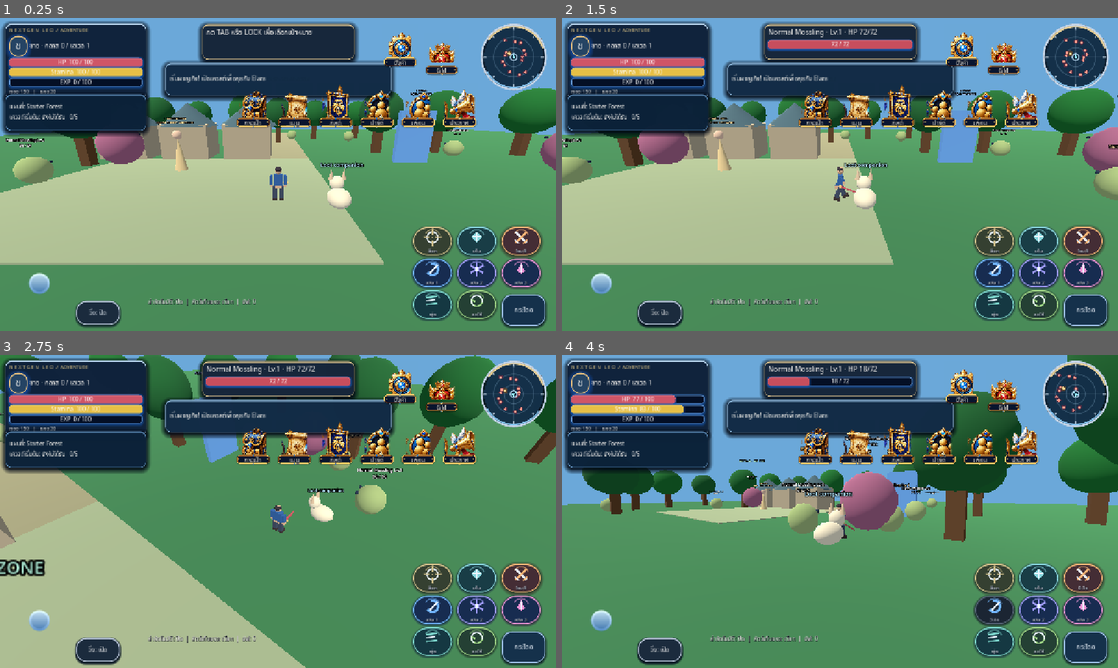
Above: before the commit, frames 1-4 (two rows, left to right).
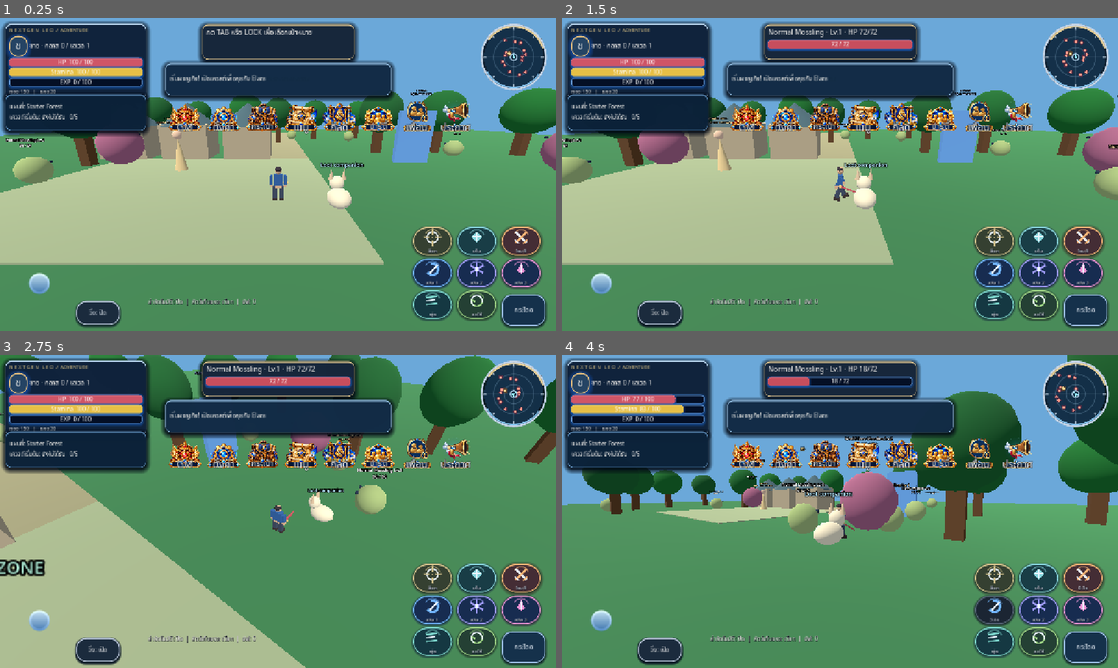
Above: after the commit, the same moments.

Repository: redfullmoon209-debug/NexTgenLeo
Game: Godot game, scene res://scenes/main.tscn
The game is run twice, just before and just after one commit, with the same random seed, the same clock (stepped at 60 frames per second) and the same inputs.
Inputs (mouse positions are in pixels of both pictures, inside the frame that each line leads up to):
- Up to frame 1 (0.25 s): no input
- Up to frame 2 (1.5 s): click "กระโดด" at 0.5 s; tap Enter at 1.25 s; move the mouse to (962, 158) at 1.27 s; hold D from 1.28 s (still down); tap Tab at 1.35 s; click (962, 158) at 1.42 s
- Up to frame 3 (2.75 s): tap Space at 1.52 s; release D at 2 s; drag from (166, 527) to (250, 574) at 2.02 s
- Up to frame 4 (4 s): move the mouse to (895, 442) at 2.77 s; hold D 2.78-3.5 s; tap 1 at 2.85 s; drag from (812, 574) to (673, 464) at 3.52 s

The runs differ from the first frame. In frame 1, 5.1% of the frame differs, in the area x 30-86%, y 4-38%; in frame 2, 5.1%, in the area x 30-86%, y 4-37%; in frame 3, 5.1%; in frame 4, 5.1%.

Commit message:
Align all 8 primary HUD icons in one row with independent original artwork (#34)
* Add one shared, no-wrap row geometry for all eight independent main icons

* Align original GM button with the shared eight-slot row without changing GM behavior

* Align Settings closed icon to same eight-button row while preserving existing gold dropdown

* Align eight main icon hitboxes to one shared row using independent original assets; retain menu functions

* Install eight independently authored transparent game icon images, each with its own blank nameplate

* Browser regression: verify eight distinct non-cropped PNGs, equal-Y GM through Notice on desktop and portrait

* Raise all eight editable labels onto their navy nameplates and improve font legibility

* Position Settings native caption inside its illustrated empty nameplate

Diff:
--- a/scripts/gameplay.gd
+++ b/scripts/gameplay.gd
@@ -1,6 +1,7 @@
 extends Node
 ## Playable offline systems; procedural art is explicitly temporary.
 const ContentRegistry = preload("res://scripts/content_registry.gd")
+const MainNavLayout = preload("res://scripts/main_nav_layout.gd")
 var last_touch_action := -1000
 var world: Node3D
 var network: Node
@@ -1030,8 +1031,13 @@
 		menu_toggle_button.scale = Vector2.ONE * visual_scale
 		menu_toggle_button.position = Vector2(bounds.end.x - menu_toggle_button.size.x * visual_scale, menu_top) if portrait else Vector2(maxf(6.0, size.x - 243.0), 32.0)
 	if is_instance_valid(owner_gm_button):
-		owner_gm_button.scale = Vector2.ONE * visual_scale
-		owner_gm_button.position = Vector2(bounds.end.x - 2.0 * menu_toggle_button.size.x * visual_scale - 10.0 * visual_scale, menu_top) if portrait else Vector2(maxf(6.0, size.x - 305.0), 32.0)
+		# GM has its own original click/permission logic; visual geometry only.
+		# Slot 0 is shared with Settings slot 1 and the six independent icons.
+		var gm_slot: Rect2 = MainNavLayout.slot(world.get_viewport(), 0)
+		owner_gm_button.scale = Vector2.ONE
+		owner_gm_button.custom_minimum_size = gm_slot.size
+		owner_gm_button.size = gm_slot.size
+		owner_gm_button.position = gm_slot.position
 	if is_instance_valid(dropdown_backdrop):
 		dropdown_backdrop.position = Vector2.ZERO
 		dropdown_backdrop.size = size
--- /dev/null
+++ b/scripts/main_nav_layout.gd
@@ -0,0 +1,44 @@
+extends RefCounted
+## Shared geometry for ALL eight independent top-level buttons.
+## 0 GM, 1 Settings, 2 Bag, 3 Menu, 4 Guild, 5 Party, 6 Friends, 7 Notice.
+## Every slot is at exactly the same Y, including on portrait mobile.
+const Responsive = preload("res://scripts/responsive_ui.gd")
+const COUNT := 8
+
+static func slots(viewport: Viewport) -> Array[Rect2]:
+	var view: Vector2 = viewport.get_visible_rect().size
+	var safe: Rect2 = Responsive.safe_bounds(viewport)
+	var portrait: bool = view.y > view.x
+	var scale: float = Responsive.input_scale(safe, float(GameState.settings.get("ui_scale", 1.0))) if portrait else 1.0
+	var gap: float = (4.7 * scale) if portrait else 6.0
+	var width: float
+	var left: float
+	var top: float
+	if portrait:
+		# One row is possible at 430px: eight ~44px targets, no wrap.
+		# Scale in Godot canvas units (web virtual resolutions may be 3x larger).
+		var inset: float = 8.0 * scale
+		width = maxf(12.0, minf(78.0 * scale, (safe.size.x - inset * 2.0 - gap * 7.0) / 8.0))
+		var row_width: float = width * float(COUNT) + gap * float(COUNT - 1)
+		left = safe.position.x + maxf(0.0, (safe.size.x - row_width) / 2.0)
+		# Stay below the portrait status/map region, never split into two rows.
+		top = minf(262.0 * scale, maxf(safe.position.y, safe.end.y - width - 12.0 * scale))
+	else:
+		var wide: bool = view.x >= 1160.0
+		# Large desktop: reserve status panel at left and the minimap at right.
+		# Smaller landscape: use the safe single-row band below the hint panel.
+		var left_band: float = 370.0 if wide else 12.0
+		var right_band: float = 176.0 if wide else minf(130.0, view.x * 0.135)
+		var available: float = maxf(80.0, view.x - left_band - right_band)
+		width = maxf(12.0, minf(83.0, (available - gap * 7.0) / 8.0))
+		var row_width: float = width * float(COUNT) + gap * float(COUNT - 1)
+		left = left_band + maxf(0.0, (available - row_width) / 2.0)
+		# Avoid overlapping existing notification/status panels and the minimap.
+		top = 184.0 if wide else 108.0
+	var out: Array[Rect2] = []
+	for i in range(COUNT):
+		out.append(Rect2(Vector2(left + float(i) * (width + gap), top), Vector2(width, width)))
+	return out
+
+static func slot(viewport: Viewport, index: int) -> Rect2:
+	return slots(viewport)[clampi(index, 0, COUNT - 1)]
--- a/scripts/main_rich_navigation.gd
+++ b/scripts/main_rich_navigation.gd
@@ -1,10 +1,11 @@
 extends CanvasLayer
 ## Six new standalone icon buttons (3-8) + two rich lists, matching Settings.
 ## GM (1) and Settings (2) preserve their original actions and menus.
-## All source icons are independent SVG assets; labels stay editable Thai text.
+## All eight standalone icons are independent artworks, never cut from a sprite sheet.
 
 const ICON_PATH := "res://assets/ui/main_nav/icons/%s.svg"
-const PRIMARY_ICON_PATH := "res://assets/ui/main_nav/illustrated/%s.png"
+const PRIMARY_ICON_PATH := "res://assets/ui/main_nav/standalone/%s.png"
+const MainNavLayout = preload("res://scripts/main_nav_layout.gd")
 const PRIMARY_ASSET_NAMES := {"Bag":"bag","Menu":"menu","Guild":"guild","Party":"party","Friends":"friends","Notice":"notice"}
 const MainNavLocale = preload("res://scripts/main_nav_locale.gd")
 const NAV_IDS := ["Bag", "Menu", "Guild", "Party", "Friends", "Notice"]
@@ -133,8 +134,8 @@
 	var caption := Label.new()
 	caption.name = "GridCaption"
 	caption.set_anchors_and_offsets_preset(Control.PRESET_FULL_RECT)
-	caption.anchor_top = 0.77
-	caption.anchor_bottom = 0.958
+	caption.anchor_top = 0.60
+	caption.anchor_bottom = 0.82
 	caption.horizontal_alignment = HORIZONTAL_ALIGNMENT_CENTER
 	caption.vertical_alignment = VERTICAL_ALIGNMENT_CENTER
 	caption.mouse_filter = Control.MOUSE_FILTER_IGNORE
@@ -152,8 +153,8 @@
 	var gm_button: Button = gameplay.owner_gm_button
 	# GM permission checks, authenticated routes and inner GM menu are unchanged.
 	_no_backing(gm_button)
-	gm_button.custom_minimum_size = Vector2(82, 102)
-	gm_button.size = Vector2(82, 102)
+	gm_button.custom_minimum_size = Vector2.ZERO
+	gm_button.size = MainNavLayout.slot(get_viewport(), 0).size
 	var art := TextureRect.new()
 	art.name = "GM_IllustrationAndBlankBase"
 	art.texture = load(PRIMARY_ICON_PATH % "gm")
@@ -168,8 +169,8 @@
 	caption.vertical_alignment = VERTICAL_ALIGNMENT_CENTER
 	caption.anchor_left = 0.0
 	caption.anchor_right = 1.0
-	caption.anchor_top = 0.77
-	caption.anchor_bottom = 0.958
+	caption.anchor_top = 0.60
+	caption.anchor_bottom = 0.82
 	caption.add_theme_font_size_override("font_size", 13)
 	caption.add_theme_color_override("font_color", Color.WHITE)
 	caption.add_theme_color_override("font_outline_color", Color("#020711"))
@@ -534,45 +535,51 @@
 
 func _responsive() -> void:
 	var view: Vector2 = get_viewport().get_visible_rect().size
+	var slots: Array[Rect2] = MainNavLayout.slots(get_viewport())
 	var portrait: bool = view.y > view.x
-	var wide: bool = view.x >= 1160.0 and not portrait
 	var responsive = load("res://scripts/responsive_ui.gd")
 	var bounds: Rect2 = responsive.safe_bounds(get_viewport())
 	var touch_scale: float = responsive.input_scale(bounds, float(GameState.settings.get("ui_scale", 1.0))) if portrait else 1.0
-	var columns: int = 6 if wide else 3
-	# Preserve the high-detail icon AND its blank label plate's 256:314 aspect ratio.
-	# Mobile fonts are rendered at their native canvas size; no blurry container scaling.
-	var icon_width: float = (54.0 if portrait else (86.0 if wide else 74.0)) * touch_scale
-	var icon_height: float = icon_width * 314.0 / 256.0
-	var gap: float = (9.0 if wide else 8.0) * touch_scale
-	var right_edge: float = view.x - (180.0 if wide else (10.0 if portrait else 175.0)) * touch_scale
-	var first_y: float = (265.0 * touch_scale) if portrait else 149.0
-	var row_count: int = int(ceil(float(NAV_IDS.size()) / float(columns)))
-	var total_width: float = float(columns) * icon_width + float(columns - 1) * gap
-	var total_height: float = float(row_count) * icon_height + float(row_count - 1) * gap
-	var left_x: float = maxf(8.0 * touch_scale, right_edge - total_width)
-	nav_grid.columns = columns
+	var icon_width: float = slots[2].size.x
+	var gap: float = slots[3].position.x - slots[2].end.x
+	# One row of six new buttons occupies slots 2..7.
+	# The original GM and Settings nodes use the same geometry for slots 0..1.
+	nav_grid.columns = 6
 	nav_grid.add_theme_constant_override("h_separation", roundi(gap))
-	nav_grid.add_theme_constant_override("v_separation", roundi(gap))
-	nav_grid.position = Vector2(left_x, first_y)
-	nav_grid.size = Vector2(total_width, total_height)
-	for menu_id in NAV_IDS:
+	nav_grid.add_theme_constant_override("v_separation", 0)
+	nav_grid.position = slots[2].position
+	nav_grid.size = Vector2(slots[7].end.x - slots[2].position.x, slots[2].size.y)
+	for i in range(NAV_IDS.size()):
+		var menu_id: String = str(NAV_IDS[i])
+		var slot_rect: Rect2 = slots[i + 2]
 		var button: Button = nav_buttons[menu_id]
-		button.custom_minimum_size = Vector2(icon_width, icon_height)
-		button.size = Vector2(icon_width, icon_height)
+		button.custom_minimum_size = slot_rect.size
+		button.size = slot_rect.size
 		var caption: Label = nav_labels[menu_id]
-		caption.add_theme_font_size_override("font_size", roundi(14.0 * touch_scale))
+		var txt: String = caption.text
+		var factor: float = 0.225 if txt.length() > 6 else 0.28
+		caption.add_theme_font_size_override("font_size", roundi(clampf(icon_width * factor, 10.0 * touch_scale, 23.0 * touch_scale)))
 		caption.add_theme_constant_override("outline_size", maxi(2, roundi(3.0 * touch_scale)))
 	nav_grid.queue_sort()
+	# The GM original click/permission code is unchanged.
+	if is_instance_valid(gameplay) and is_instance_valid(gameplay.owner_gm_button):
+		var gm_button: Button = gameplay.owner_gm_button
+		gm_button.scale = Vector2.ONE
+		gm_button.custom_minimum_size = slots[0].size
+		gm_button.position = slots[0].position
+		gm_button.size = slots[0].size
+		var gm_caption: Label = gm_button.get_node_or_null("GM_Caption")
+		if is_instance_valid(gm_caption):
+			gm_caption.add_theme_font_size_override("font_size", roundi(clampf(icon_width * 0.28, 10.0 * touch_scale, 23.0 * touch_scale)))
 	if not current_menu.is_empty():
-		var menu_y: float = first_y + total_height + 5.0 * touch_scale
+		var menu_y: float = slots[2].end.y + 5.0 * touch_scale
 		var item_count: int = row_buttons.size()
 		var needed_height: float = 66.0 + 6.0 + 2.0 * 9.0 + float(item_count) * 55.0 + float(maxi(0, item_count - 1)) * 3.0 + (45.0 if current_menu not in ["Bag", "Menu"] else 0.0)
 		_scale_menu_contents(touch_scale)
 		var menu_width: float = minf(548.0 * touch_scale, view.x - 20.0 * touch_scale)
 		var max_height: float = maxf(140.0 * touch_scale, view.y - menu_y - 10.0 * touch_scale)
 		var min_left: float = 10.0 * touch_scale
-		var desired_left: float = right_edge - menu_width
+		var desired_left: float = slots[7].end.x - menu_width
 		var max_left: float = maxf(min_left, view.x - menu_width - min_left)
 		menu_panel.position = Vector2(clampf(desired_left, min_left, max_left), menu_y)
 		menu_panel.size = Vector2(menu_width, minf(needed_height * touch_scale, max_height))
@@ -591,7 +598,10 @@
 	var area: Rect2 = menu_panel.get_global_rect()
 	var data := {
 		"buttons": rectangles,
+		"all_slots": MainNavLayout.slots(get_viewport()).map(func(r: Rect2): return [r.position.x, r.position.y, r.size.x, r.size.y]),
 		"caption_texts": caption_texts,
+		"standalone_art": true,
+		"same_row": true,
 		"locale": current_locale,
 		"native_grid": nav_grid is GridContainer,
 		"open": not current_menu.is_empty(),
--- a/scripts/settings_rich_menu.gd
+++ b/scripts/settings_rich_menu.gd
@@ -1,5 +1,6 @@
 extends CanvasLayer
 const MainNavLocale = preload("res://scripts/main_nav_locale.gd")
+const MainNavLayout = preload("res://scripts/main_nav_layout.gd")
 ## Isolated, four-component Settings Rich Menu. No image crops or gameplay changes.
 ## Independent layers: SVG icons / editable Thai Labels / gold background Panel / frame Panel.
 const TITLES := ["กราฟิกและหน้าจอ", "เสียง", "การควบคุม", "จัดตำแหน่ง HUD", "ตั้งค่า Auto Hunt", "ตั้งค่า Auto Potion", "การแจ้งเตือน", "ภาษา", "บัญชีและความปลอดภัย", "ออกจากเกม"]
@@ -41,7 +42,7 @@
 	toggle.add_child(header_content)
 	closed_gear = TextureRect.new()
 	closed_gear.name = "PrimarySettingsIllustration"
-	closed_gear.texture = load("res://assets/ui/main_nav/illustrated/settings.png")
+	closed_gear.texture = load("res://assets/ui/main_nav/standalone/settings.png")
 	closed_gear.custom_minimum_size = Vector2(83, 102)
 	closed_gear.expand_mode = TextureRect.EXPAND_IGNORE_SIZE
 	closed_gear.stretch_mode = TextureRect.STRETCH_KEEP_ASPECT_CENTERED
@@ -69,8 +70,8 @@
 	closed_caption.name = "NativeSettingsCaption"
 	closed_caption.text = MainNavLocale.label_for("Settings", str(GameState.settings.get("language", "th")))
 	closed_caption.set_anchors_and_offsets_preset(Control.PRESET_FULL_RECT)
-	closed_caption.anchor_top = 0.77
-	closed_caption.anchor_bottom = 0.958
+	closed_caption.anchor_top = 0.60
+	closed_caption.anchor_bottom = 0.82
 	closed_caption.horizontal_alignment = HORIZONTAL_ALIGNMENT_CENTER
 	closed_caption.vertical_alignment = VERTICAL_ALIGNMENT_CENTER
 	closed_caption.mouse_filter = Control.MOUSE_FILTER_IGNORE
@@ -250,8 +251,7 @@
 	var menu_width := minf(560.0, viewport_size.x - 20.0)
 	# Collapsed gear occupies only its OWN small button, not the GM / menu buttons.
 	# 1280px: x=892..964, GM starts at x=975. All other HUD remains untouched.
-	var collapsed_right := -316.0 if is_wide else -12.0
-	var collapsed_top := 12.0 if is_wide else 180.0
+	var closed_slot: Rect2 = MainNavLayout.slot(get_viewport(), 1)
 	var open_right := -180.0 if is_wide else -10.0
 	var menu_top := 12.0 if is_wide else 10.0
 	# Closed: show ONLY the blue gear. Remove the yellow/gold background and borders.
@@ -265,18 +265,20 @@
 	header_content.alignment = BoxContainer.ALIGNMENT_BEGIN if panel.visible else BoxContainer.ALIGNMENT_CENTER
 	# Only the COLLAPSED main-button art changes; the approved gold dropdown stays intact.
 	closed_caption.visible = not panel.visible
-	closed_gear.texture = load("res://assets/ui/settings/icons/gear.svg") if panel.visible else load("res://assets/ui/main_nav/illustrated/settings.png")
-	closed_gear.custom_minimum_size = Vector2(48, 48) if panel.visible else Vector2(83, 102)
+	closed_gear.texture = load("res://assets/ui/settings/icons/gear.svg") if panel.visible else load("res://assets/ui/main_nav/standalone/settings.png")
+	closed_gear.custom_minimum_size = Vector2(48, 48) if panel.visible else closed_slot.size
 	if panel.visible:
 		toggle.offset_left = open_right - menu_width
 		toggle.offset_right = open_right
 		toggle.offset_top = menu_top
 		toggle.offset_bottom = menu_top + header_height
 	else:
-		toggle.offset_left = collapsed_right - 86.0
-		toggle.offset_right = collapsed_right
-		toggle.offset_top = collapsed_top
-		toggle.offset_bottom = collapsed_top + 104.0
+		# Slot 1 has the same Y and size as GM and the six navigation icons.
+		toggle.offset_left = closed_slot.position.x - viewport_size.x
+		toggle.offset_right = closed_slot.end.x - viewport_size.x
+		toggle.offset_top = closed_slot.position.y
+		toggle.offset_bottom = closed_slot.end.y
+		closed_caption.add_theme_font_size_override("font_size", roundi(clampf(closed_slot.size.x * 0.28, 10.0, 23.0)))
 	panel.offset_left = open_right - menu_width
 	panel.offset_right = open_right
 	panel.offset_top = menu_top + header_height + 4.0
Binary file added: assets/ui/main_nav/standalone/bag.png
Binary file added: assets/ui/main_nav/standalone/friends.png
Binary file added: assets/ui/main_nav/standalone/gm.png
Binary file added: assets/ui/main_nav/standalone/guild.png
Binary file added: assets/ui/main_nav/standalone/menu.png
Binary file added: assets/ui/main_nav/standalone/notice.png
Binary file added: assets/ui/main_nav/standalone/party.png
Binary file added: assets/ui/main_nav/standalone/settings.png
Not shown, changed: tests/browser_test.cjs
